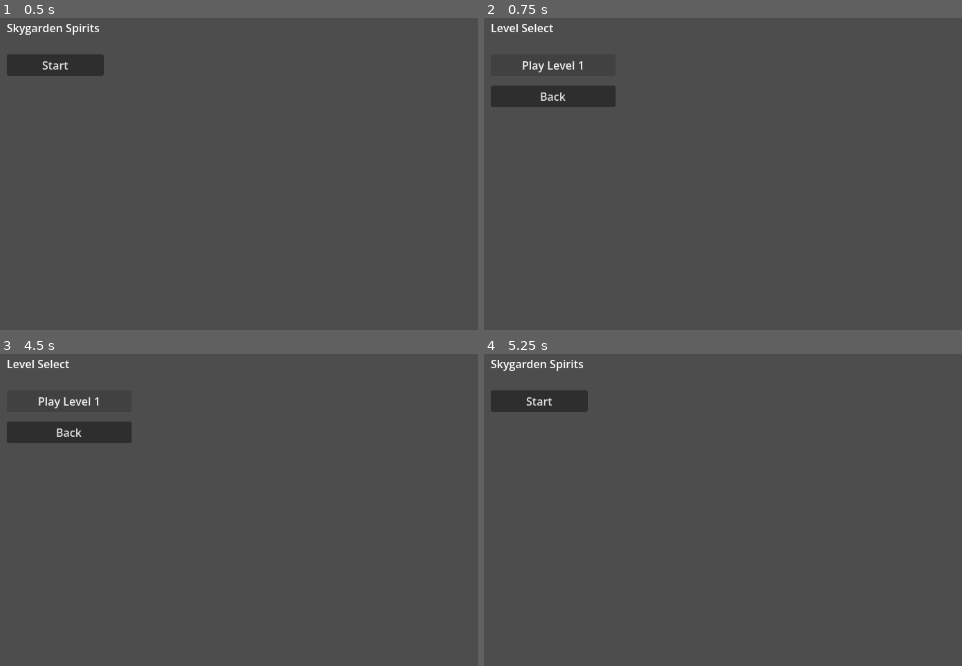
Above: before the commit, frames 1-4 (two rows, left to right).
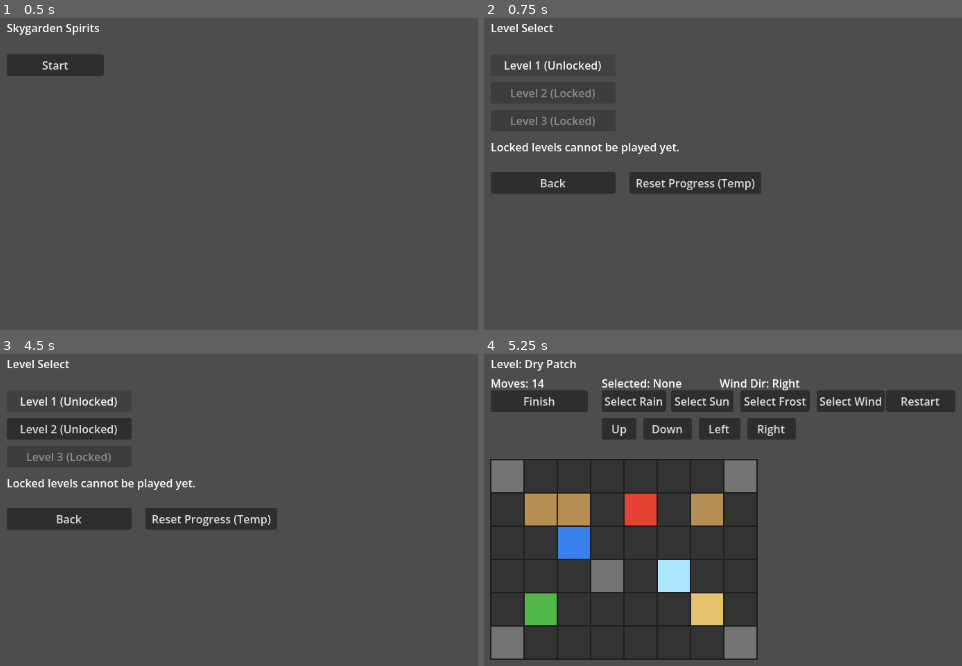
Above: after the commit, the same moments.

Repository: maab88/skygarden-spirits
Game: Godot game, scene res://scenes/menu/main_menu.tscn
Two runs of this game, one before a commit and one after it. Both use one fixed random seed, a clock stepped at 60 frames per second and the inputs below. The project has no main scene, so this scene is started directly.
Inputs (mouse positions are in pixels of both pictures, inside the frame that each line leads up to):
- Up to frame 1 (0.5 s): no input
- Up to frame 2 (0.75 s): click "Start" at 0.5 s
- Up to frame 3 (4.5 s): click (210, 519) at 1.25 s, where only the run after the commit has a clickable "Reset Progress (Temp)"; click (66, 400) at 2 s, where only the run before the commit has a clickable "Play Level 1"; click "Finish" at 2.75 s; click "Back to Menu" at 3.5 s; click "Start" at 4.25 s
- Up to frame 4 (5.25 s): click (550, 428) at 5 s, where only the run after the commit has a clickable "Level 2 (Unlocked)"

Frame 1 is identical in both runs. In frame 2, 5.0% of the frame differs, in the area x 1-58%, y 13-57%; in frame 3, 5.3%; in frame 4, 43%, in the area x 1-99%, y 1-99%.

Commit message:
Implement local progression save and level unlocking

Diff:
--- a/scenes/menu/level_select.tscn
+++ b/scenes/menu/level_select.tscn
@@ -19,18 +19,50 @@
 offset_bottom = 63.0
 text = "Level Select"
 
-[node name="PlayLevel1Button" type="Button" parent="."]
+[node name="Level1Button" type="Button" parent="."]
 layout_mode = 0
 offset_left = 40.0
 offset_top = 90.0
 offset_right = 220.0
 offset_bottom = 121.0
-text = "Play Level 1"
+text = "Level 1"
+
+[node name="Level2Button" type="Button" parent="."]
+layout_mode = 0
+offset_left = 40.0
+offset_top = 130.0
+offset_right = 220.0
+offset_bottom = 161.0
+text = "Level 2"
+
+[node name="Level3Button" type="Button" parent="."]
+layout_mode = 0
+offset_left = 40.0
+offset_top = 170.0
+offset_right = 220.0
+offset_bottom = 201.0
+text = "Level 3"
+
+[node name="LockInfoLabel" type="Label" parent="."]
+layout_mode = 0
+offset_left = 40.0
+offset_top = 212.0
+offset_right = 420.0
+offset_bottom = 246.0
+text = "Locked levels cannot be played yet."
 
 [node name="BackButton" type="Button" parent="."]
 layout_mode = 0
 offset_left = 40.0
-offset_top = 135.0
+offset_top = 260.0
 offset_right = 220.0
-offset_bottom = 166.0
+offset_bottom = 291.0
 text = "Back"
+
+[node name="ResetProgressButton" type="Button" parent="."]
+layout_mode = 0
+offset_left = 240.0
+offset_top = 260.0
+offset_right = 430.0
+offset_bottom = 291.0
+text = "Reset Progress (Temp)"
--- /dev/null
+++ b/scripts/data/level_catalog.gd
@@ -0,0 +1,20 @@
+class_name LevelCatalog
+extends RefCounted
+
+const LEVEL_IDS: Array[String] = ["level_001", "level_002", "level_003"]
+
+static func get_level_path(level_id: String) -> String:
+	return "res://data/levels/%s.json" % level_id
+
+static func get_level_index(level_id: String) -> int:
+	return LEVEL_IDS.find(level_id)
+
+static func get_next_level_id(level_id: String) -> String:
+	var index := get_level_index(level_id)
+	if index == -1:
+		return ""
+
+	var next_index := index + 1
+	if next_index >= LEVEL_IDS.size():
+		return ""
+	return LEVEL_IDS[next_index]
--- a/scripts/data/result_state.gd
+++ b/scripts/data/result_state.gd
@@ -4,8 +4,10 @@
 static var is_win: bool = false
 static var title: String = "Results"
 static var reason: String = ""
+static var level_id: String = ""
 
-static func set_result(new_is_win: bool, new_title: String, new_reason: String) -> void:
+static func set_result(new_is_win: bool, new_title: String, new_reason: String, new_level_id: String = "") -> void:
 	is_win = new_is_win
 	title = new_title
 	reason = new_reason
+	level_id = new_level_id
--- a/scripts/gameplay/gameplay.gd
+++ b/scripts/gameplay/gameplay.gd
@@ -45,7 +45,7 @@
 	_load_level_and_build_board()
 
 func _on_finish_button_pressed() -> void:
-	ResultState.set_result(true, "Win", "Finished from temporary Finish button.")
+	ResultState.set_result(true, "Win", "Finished from temporary Finish button.", _current_level_id())
 	get_tree().change_scene_to_file("res://scenes/ui/results.tscn")
 
 func _on_restart_button_pressed() -> void:
@@ -218,12 +218,12 @@
 
 	var win_conditions_met := are_win_conditions_met()
 	if win_conditions_met:
-		ResultState.set_result(true, "Win", _build_win_reason())
+		ResultState.set_result(true, "Win", _build_win_reason(), _current_level_id())
 		get_tree().change_scene_to_file("res://scenes/ui/results.tscn")
 		return
 
 	if moves_remaining == 0 and _has_lose_condition("OutOfMoves"):
-		ResultState.set_result(false, "Lose", "Out of moves before finishing all goals.")
+		ResultState.set_result(false, "Lose", "Out of moves before finishing all goals.", _current_level_id())
 		get_tree().change_scene_to_file("res://scenes/ui/results.tscn")
 
 func are_win_conditions_met() -> bool:
@@ -284,6 +284,11 @@
 		_:
 			return condition_name
 
+func _current_level_id() -> String:
+	if current_level_data == null:
+		return ""
+	return current_level_data.id
+
 func update_hud() -> void:
 	if current_level_data == null:
 		level_name_label.text = "Level: Unknown"
--- /dev/null
+++ b/scripts/services/progression_service.gd
@@ -0,0 +1,74 @@
+class_name ProgressionService
+extends RefCounted
+const LevelCatalog = preload("res://scripts/data/level_catalog.gd")
+
+const SAVE_PATH := "user://progression.save"
+const DEFAULT_HIGHEST_UNLOCKED_INDEX := 0
+
+static func get_highest_unlocked_index() -> int:
+	var data := _load_data()
+	if not data.has("highest_unlocked_index"):
+		return DEFAULT_HIGHEST_UNLOCKED_INDEX
+	return max(DEFAULT_HIGHEST_UNLOCKED_INDEX, int(data["highest_unlocked_index"]))
+
+static func is_level_unlocked(level_id: String) -> bool:
+	var level_index := LevelCatalog.get_level_index(level_id)
+	if level_index == -1:
+		return false
+	return level_index <= get_highest_unlocked_index()
+
+static func unlock_level(level_id: String) -> void:
+	var level_index := LevelCatalog.get_level_index(level_id)
+	if level_index == -1:
+		return
+
+	var highest := get_highest_unlocked_index()
+	if level_index <= highest:
+		return
+
+	_save_data({"highest_unlocked_index": level_index})
+
+static func unlock_next_level(current_level_id: String) -> void:
+	var next_level_id := LevelCatalog.get_next_level_id(current_level_id)
+	if next_level_id.is_empty():
+		return
+	unlock_level(next_level_id)
+
+static func _load_data() -> Dictionary:
+	if not FileAccess.file_exists(SAVE_PATH):
+		return {"highest_unlocked_index": DEFAULT_HIGHEST_UNLOCKED_INDEX}
+
+	var file := FileAccess.open(SAVE_PATH, FileAccess.READ)
+	if file == null:
+		push_warning("Could not open progression save, using defaults.")
+		return {"highest_unlocked_index": DEFAULT_HIGHEST_UNLOCKED_INDEX}
+
+	var json := JSON.new()
+	var parse_result := json.parse(file.get_as_text())
+	if parse_result != OK or typeof(json.data) != TYPE_DICTIONARY:
+		push_warning("Invalid progression save data, using defaults.")
+		return {"highest_unlocked_index": DEFAULT_HIGHEST_UNLOCKED_INDEX}
+
+	var data: Dictionary = json.data
+	if not data.has("highest_unlocked_index"):
+		data["highest_unlocked_index"] = DEFAULT_HIGHEST_UNLOCKED_INDEX
+	return data
+
+static func _save_data(data: Dictionary) -> void:
+	var file := FileAccess.open(SAVE_PATH, FileAccess.WRITE)
+	if file == null:
+		push_warning("Could not write progression save.")
+		return
+	file.store_string(JSON.stringify(data))
+
+static func get_save_path() -> String:
+	return ProjectSettings.globalize_path(SAVE_PATH)
+
+static func reset_progress() -> void:
+	var absolute_path := get_save_path()
+	if not FileAccess.file_exists(absolute_path):
+		return
+
+	var remove_result := DirAccess.remove_absolute(absolute_path)
+	if remove_result != OK:
+		push_warning("Could not remove progression save at: %s" % absolute_path)
--- a/scripts/ui/level_select.gd
+++ b/scripts/ui/level_select.gd
@@ -1,17 +1,58 @@
 extends Control
+const LevelCatalog = preload("res://scripts/data/level_catalog.gd")
+const ProgressionService = preload("res://scripts/services/progression_service.gd")
 
-@onready var play_level_1_button: Button = $PlayLevel1Button
+@onready var level_1_button: Button = $Level1Button
+@onready var level_2_button: Button = $Level2Button
+@onready var level_3_button: Button = $Level3Button
+@onready var lock_info_label: Label = $LockInfoLabel
 @onready var back_button: Button = $BackButton
-
-const LEVEL_1_PATH := "res://data/levels/level_001.json"
+@onready var reset_progress_button: Button = $ResetProgressButton
 
 func _ready() -> void:
-	play_level_1_button.pressed.connect(_on_play_level_1_button_pressed)
+	level_1_button.pressed.connect(_on_level_1_button_pressed)
+	level_2_button.pressed.connect(_on_level_2_button_pressed)
+	level_3_button.pressed.connect(_on_level_3_button_pressed)
 	back_button.pressed.connect(_on_back_button_pressed)
+	reset_progress_button.pressed.connect(_on_reset_progress_button_pressed)
+	_refresh_level_buttons()
 
-func _on_play_level_1_button_pressed() -> void:
-	LevelSelection.selected_level_path = LEVEL_1_PATH
+func _on_level_1_button_pressed() -> void:
+	_start_level("level_001")
+
+func _on_level_2_button_pressed() -> void:
+	_start_level("level_002")
+
+func _on_level_3_button_pressed() -> void:
+	_start_level("level_003")
+
+func _start_level(level_id: String) -> void:
+	if not ProgressionService.is_level_unlocked(level_id):
+		push_warning("%s is locked." % level_id)
+		return
+
+	LevelSelection.selected_level_path = LevelCatalog.get_level_path(level_id)
 	get_tree().change_scene_to_file("res://scenes/gameplay/gameplay.tscn")
 
 func _on_back_button_pressed() -> void:
 	get_tree().change_scene_to_file("res://scenes/menu/main_menu.tscn")
+
+func _on_reset_progress_button_pressed() -> void:
+	var save_path := ProgressionService.get_save_path()
+	print("Progress save path: %s" % save_path)
+	ProgressionService.reset_progress()
+	_refresh_level_buttons()
+
+func _refresh_level_buttons() -> void:
+	_set_level_button_state(level_1_button, "level_001", "Level 1")
+	_set_level_button_state(level_2_button, "level_002", "Level 2")
+	_set_level_button_state(level_3_button, "level_003", "Level 3")
+	lock_info_label.text = "Locked levels cannot be played yet."
+
+func _set_level_button_state(button: Button, level_id: String, display_name: String) -> void:
+	var unlocked := ProgressionService.is_level_unlocked(level_id)
+	button.disabled = not unlocked
+	if unlocked:
+		button.text = "%s (Unlocked)" % display_name
+	else:
+		button.text = "%s (Locked)" % display_name
--- a/scripts/ui/results.gd
+++ b/scripts/ui/results.gd
@@ -1,11 +1,15 @@
 extends Control
 const ResultState = preload("res://scripts/data/result_state.gd")
+const ProgressionService = preload("res://scripts/services/progression_service.gd")
 
 @onready var title_label: Label = $TitleLabel
 @onready var reason_label: Label = $ReasonLabel
 @onready var back_to_menu_button: Button = $BackToMenuButton
 
 func _ready() -> void:
+	if ResultState.is_win and not ResultState.level_id.is_empty():
+		ProgressionService.unlock_next_level(ResultState.level_id)
+
 	title_label.text = ResultState.title
 	reason_label.text = ResultState.reason
 	back_to_menu_button.pressed.connect(_on_back_to_menu_button_pressed)
